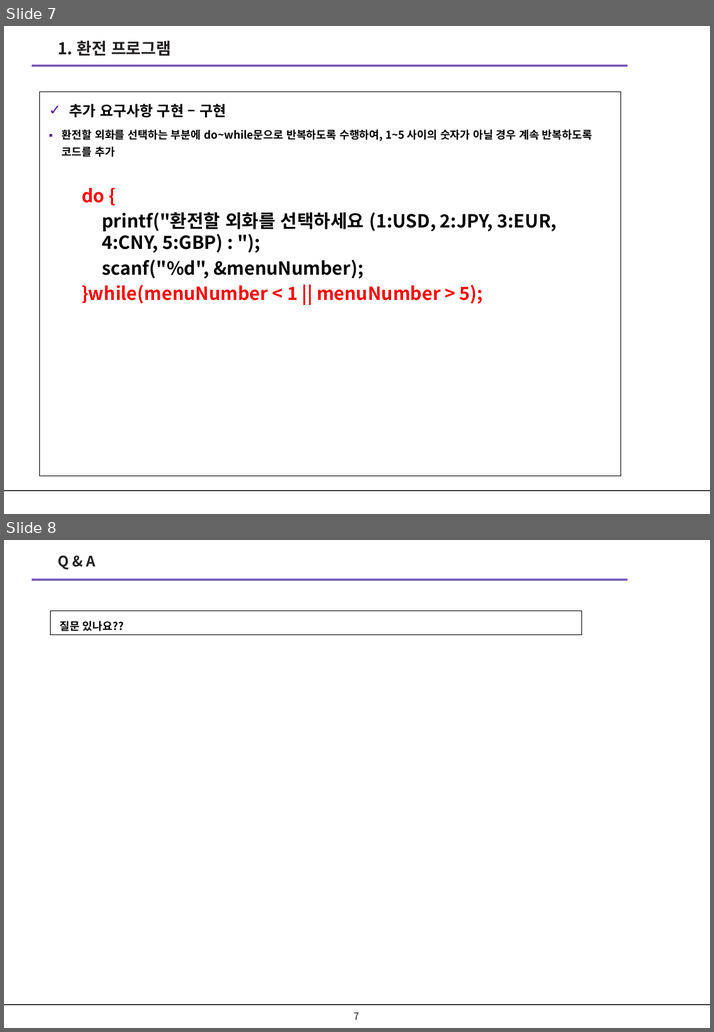
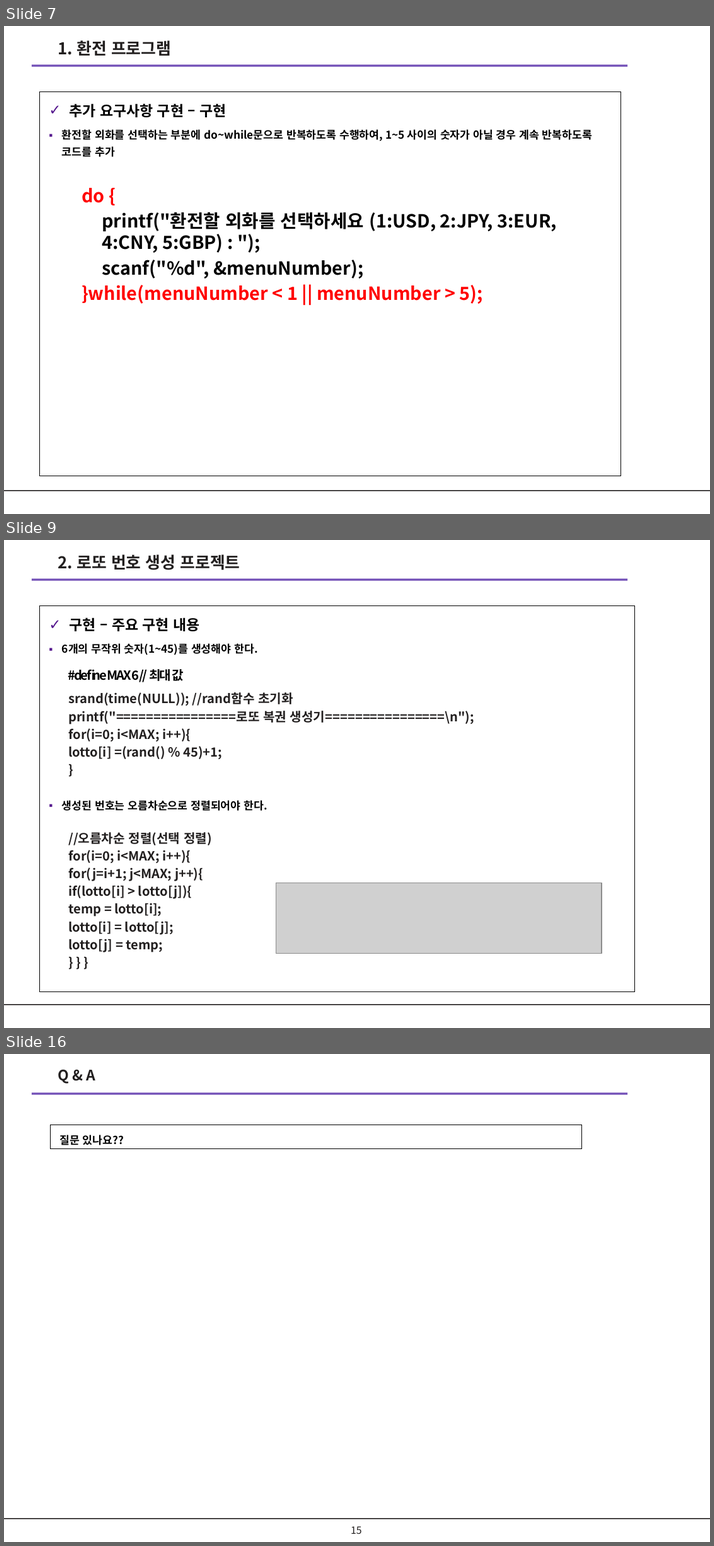
Before and after one commit to kimyudoo/KOPO_PBL_CODING, a slide deck: ppt/문제해결을위한_소프트웨어코딩_PBL_2_응용.pptx. Shown one above the other, each under a label of ours: slides 7 and 8 before the commit, slides 7, 9 and 16 after it; the slides between them are not shown. The pictures are 714x1032 and 714x1546 pixels, drawn with LibreOffice and Linux fonts; fonts in the diff are those of the drawing; grey boxes stand for pictures; background and template pictures are left out. Boxes give left, top, right and bottom in pixels: in the first picture for what was removed or moved away, otherwise in the second. Text is boxed around its words. In the diff, an @@ line names an element or a change of style, - is before the commit and + after.

```diff
--- a/ppt/문제해결을위한_소프트웨어코딩_PBL_2_응용.pptx
+++ b/ppt/문제해결을위한_소프트웨어코딩_PBL_2_응용.pptx
@@ slide 9 added at (4,540,710,1028), background #FFFFFF; not listed: 2 template elements that a slide beside it also shows @@
@@ text added at (58,554,240,570), 18 pt, text #221F1F, bold @@
+2. 로또 번호 생성 프로젝트
@@ rectangle added at (40,606,635,992), outline #000000 0.75 pt, 12 pt, text #000000, bold @@
+✓ 구현 – 주요 구현 내용
+▪ 6개의 무작위 숫자(1~45)를 생성해야 한다.
+▪ 생성된 번호는 오름차순으로 정렬되어야 한다.
@@ text added at (68,669,183,681), 14 pt, text #000000, bold @@
+#define MAX 6 // 최대 값
@@ text added at (68,692,474,759), 14 pt, text #221F1F, bold @@
+srand(time(NULL)); //rand함수 초기화
+printf("================로또 복권 생성기================\n");
+for(i=0; i<MAX; i++){
+lotto[i] =(rand() % 45)+1;
+}
@@ text added at (68,832,212,953), 14 pt, text #221F1F, bold @@
+//오름차순 정렬(선택 정렬)
+for(i=0; i<MAX; i++){
+for(j=i+1; j<MAX; j++){
+if(lotto[i] > lotto[j]){
+temp = lotto[i];
+lotto[i] = lotto[j];
+lotto[j] = temp;
+} } }
@@ picture added at (276,883,601,955) @@
@@ what was slide 8 is now slide 16 @@
@@ page number at (350,1526,362,1534): text changed @@
-7
+15
```
Also in this commit, not shown: 7 other slides added, 3 other files.
